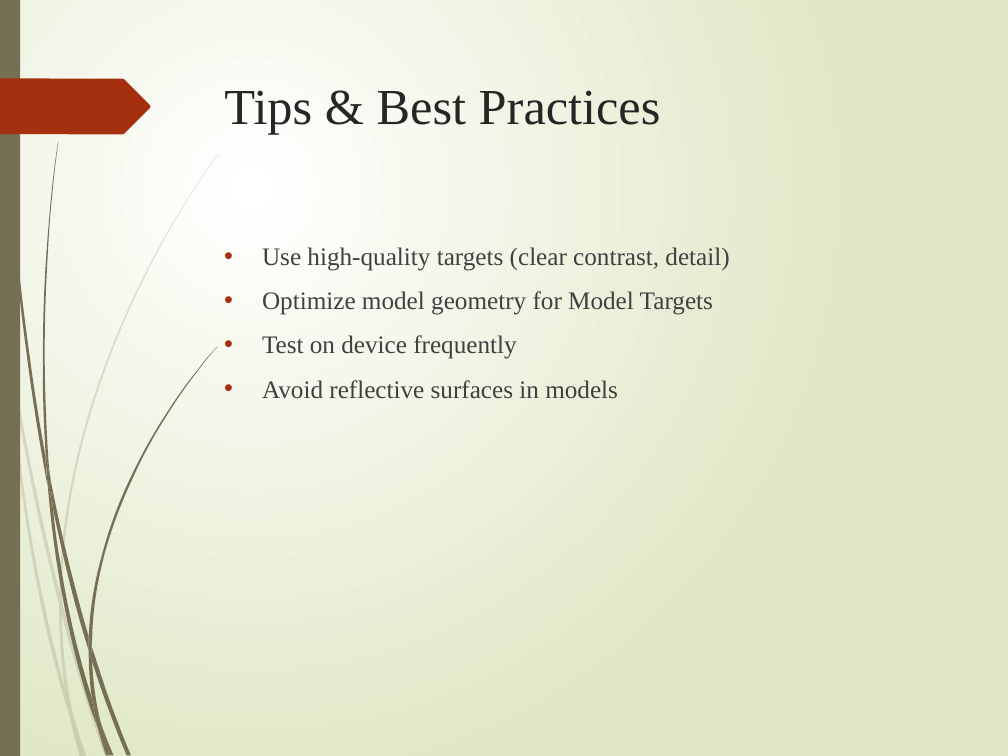
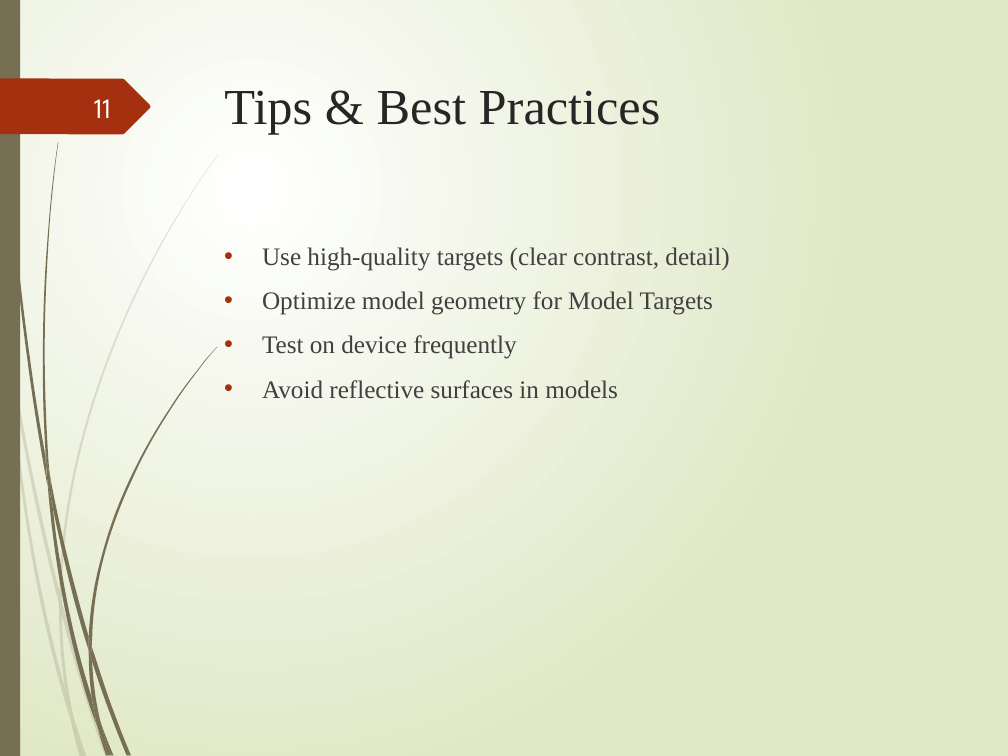
Before and after one commit to SOLOMON-Corporation/Unity-Vuforia-META-aivi, a slide deck: slide 11 of Vuforia_Unity_MetaAIVI_Intro_Presentation.pptx (slide 10 before the commit). Drawn at 1008x756 pixels with LibreOffice and Linux fonts; fonts in the diff are those of the drawing. Boxes give left, top, right and bottom in pixels: in the first picture for what was removed or moved away, otherwise in the second. Text is boxed around its words. In the diff, an @@ line names an element or a change of style, - is before the commit and + after.

```diff
--- a/Vuforia_Unity_MetaAIVI_Intro_Presentation.pptx
+++ b/Vuforia_Unity_MetaAIVI_Intro_Presentation.pptx
@@ page number added at (94,99,111,118), 20 pt, text #FEFFFF @@
+11
```
Also in this commit, not shown: 11 other slides changed, 1 slide added.
